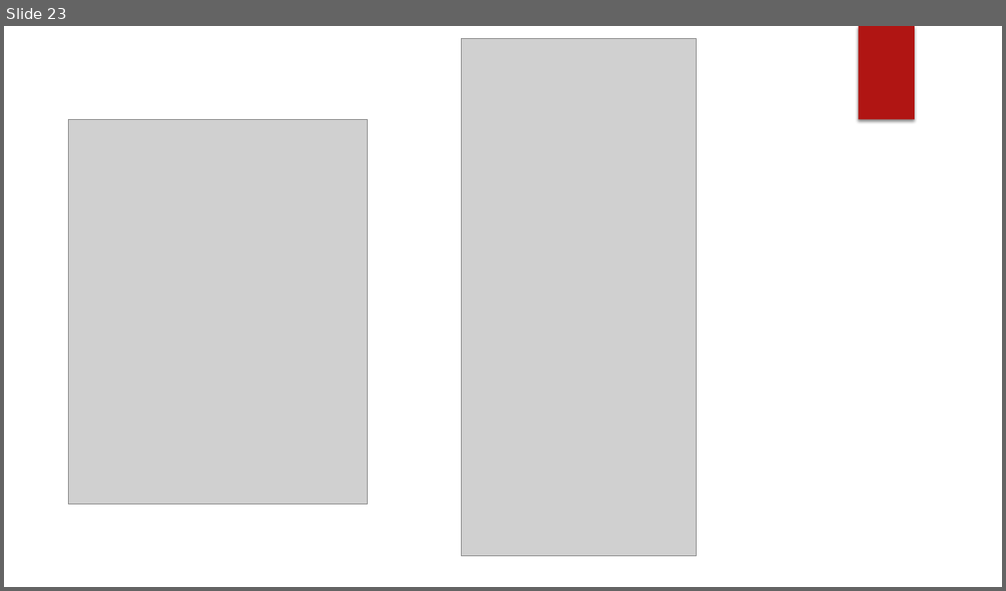
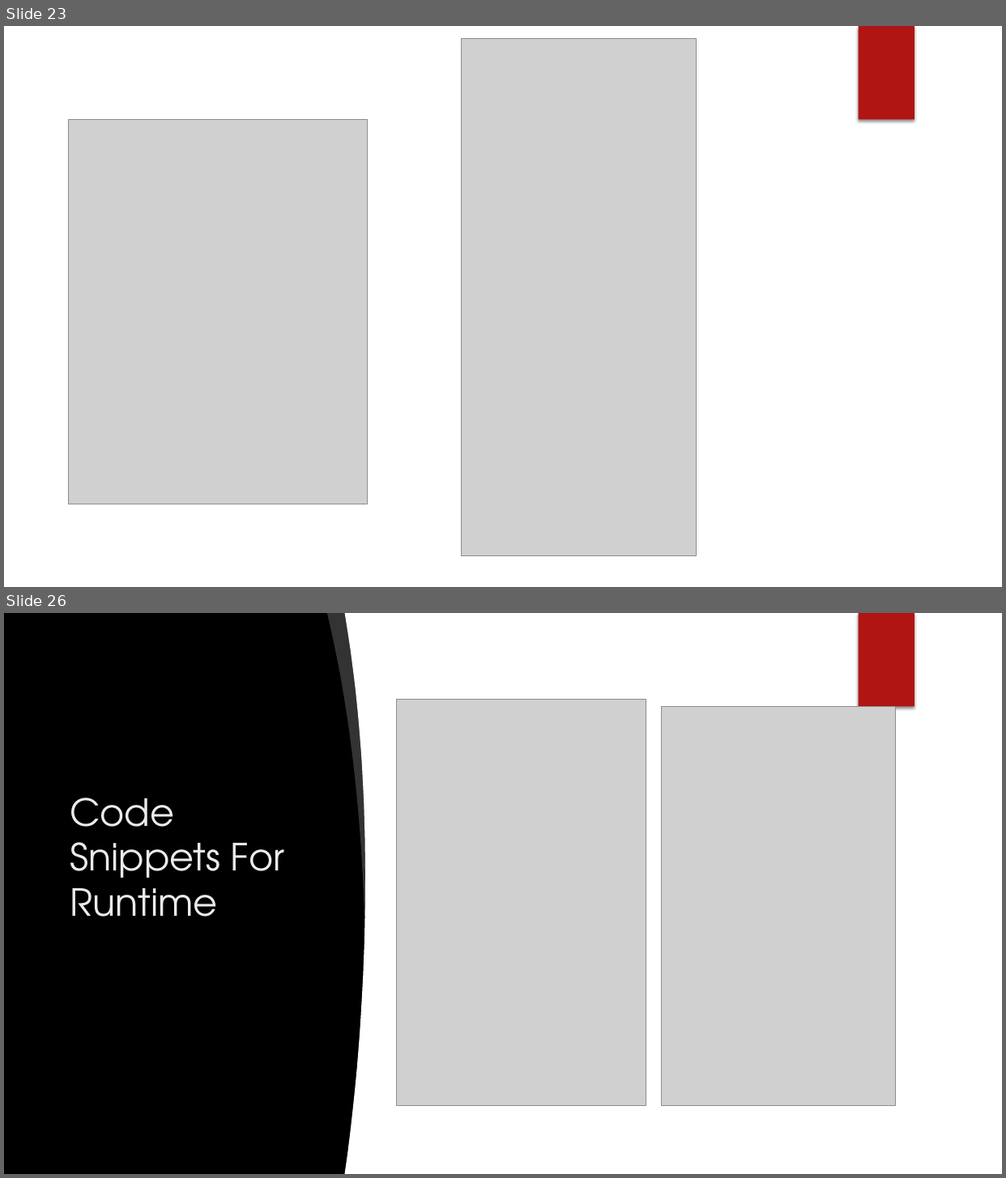
Before and after one commit to AvinashMV/SER502-Spring2018-Team30, a slide deck: doc/Sliceppt.pptx. Shown one above the other, each under a label of ours: slide 23 before the commit, slides 23 and 26 after it; the slides between them are not shown. The pictures are 1006x591 and 1006x1178 pixels, drawn with LibreOffice and Linux fonts; fonts in the diff are those of the drawing; grey boxes stand for pictures; background and template pictures are left out. Boxes give left, top, right and bottom in pixels: in the first picture for what was removed or moved away, otherwise in the second. Text is boxed around its words. In the diff, an @@ line names an element or a change of style, - is before the commit and + after.

```diff
--- a/doc/Sliceppt.pptx
+++ b/doc/Sliceppt.pptx
@@ slide 26 added at [4, 613, 1002, 1174], background picture (left out) @@
@@ freeform shape added at [327, 613, 373, 917], fill #FFFFFF at 20% opacity @@
@@ freeform shape added at [345, 613, 455, 1174], fill #FFFFFF @@
@@ rectangle added at [384, 613, 1002, 1174], fill #FFFFFF @@
@@ rectangle added at [859, 613, 914, 707], fill #B01513 @@
@@ picture added at [396, 699, 646, 1105] @@
@@ picture added at [662, 707, 897, 1105] @@
@@ title added at [70, 798, 285, 917], 36 pt, text #EBEBEB @@
+Code Snippets For Runtime
```
Also in this commit, not shown: 2 slides changed, 4 other slides added.
